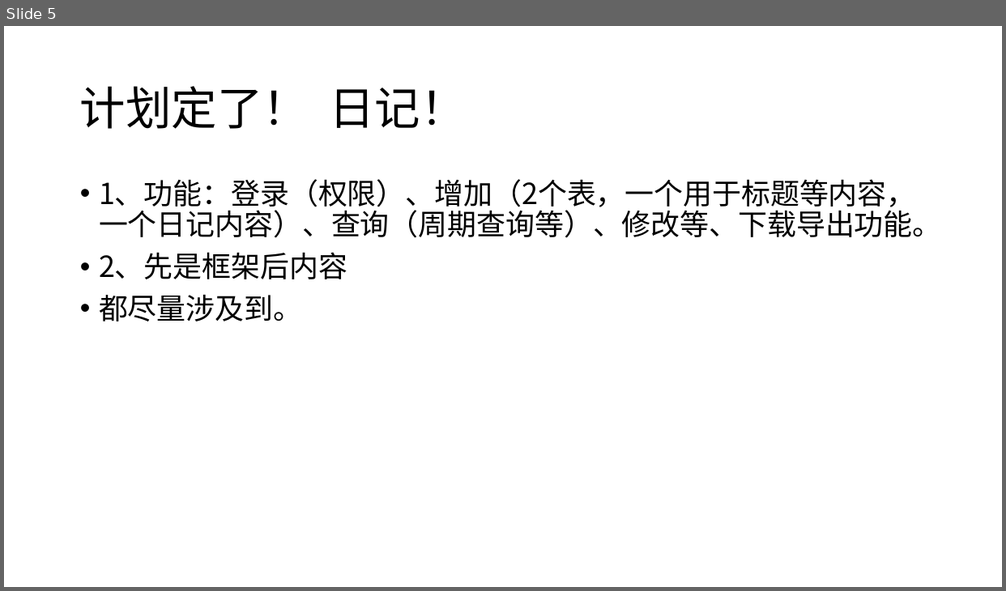
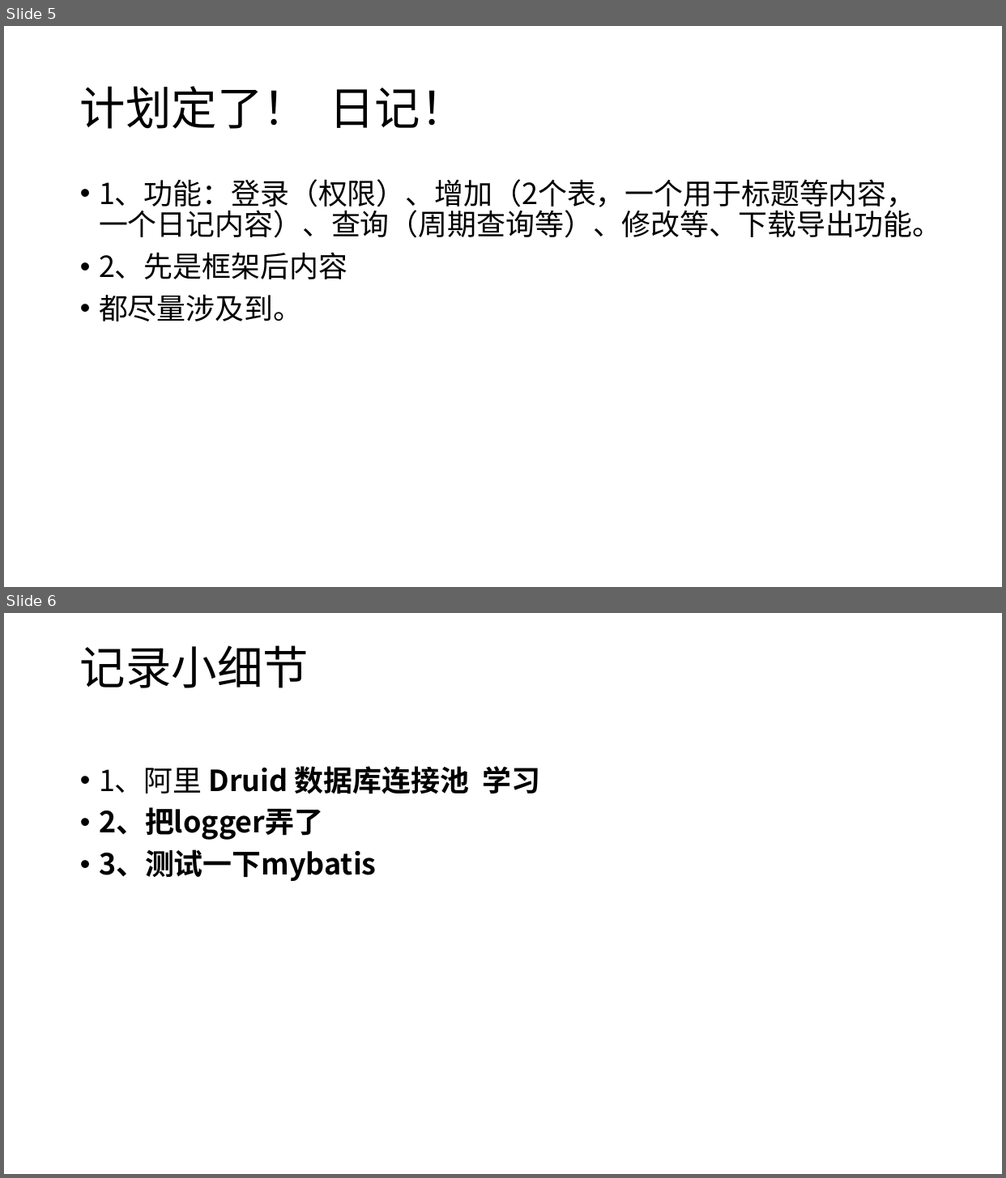
Before and after one commit to wind814/newStart, a slide deck: document/0415_newStart.pptx. Shown one above the other, each under a label of ours: slide 5 before the commit, slides 5 and 6 after it. The pictures are 1006x591 and 1006x1178 pixels, drawn with LibreOffice and Linux fonts; fonts in the diff are those of the drawing. Boxes give left, top, right and bottom in pixels: in the first picture for what was removed or moved away, otherwise in the second. Text is boxed around its words. In the diff, an @@ line names an element or a change of style, - is before the commit and + after.

Commit message:
1、修正错误  外部的大项目包在进行操作的时候，会对内部项目依次执行，比如在mybatis generator的时候，会先执行eureka。所以针对这个，将login单独生成项目。外部项目包pom只包含公共部分的jar包引用。 2、添加 mybatis整合、mybatis generator 插件、阿里数据源 Druid 3、新增了用户表

```diff
--- a/document/0415_newStart.pptx
+++ b/document/0415_newStart.pptx
@@ slide 6 added at (4,613,1002,1174), background #FFFFFF @@
@@ title added at (80,645,309,688), 44 pt, text #000000 @@
+记录小细节
@@ text added at (99,766,541,881), 28 pt, text #000000, bold @@
+• 1、阿里 Druid 数据库连接池 学习
+• 2、把logger弄了
+• 3、测试一下mybatis
```
